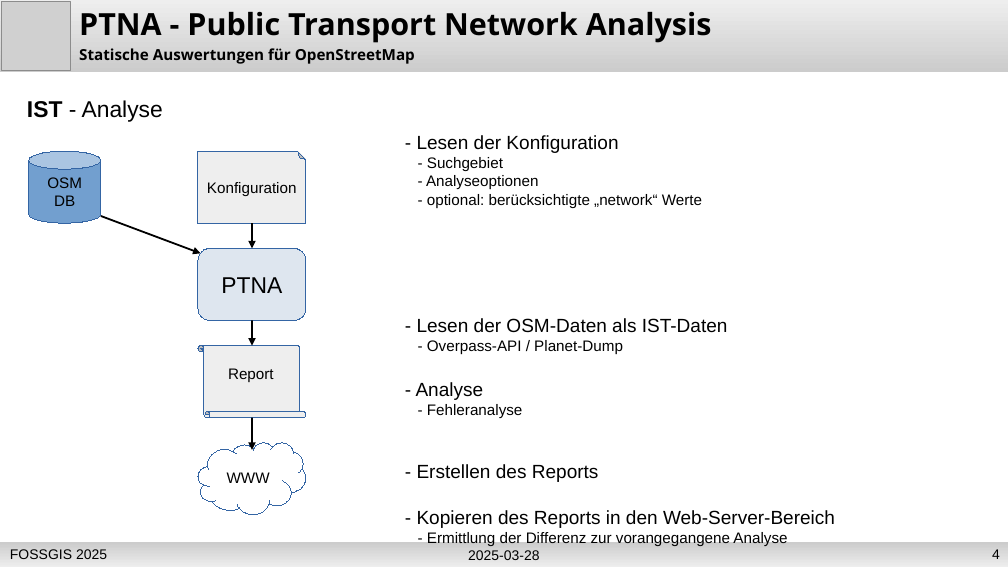
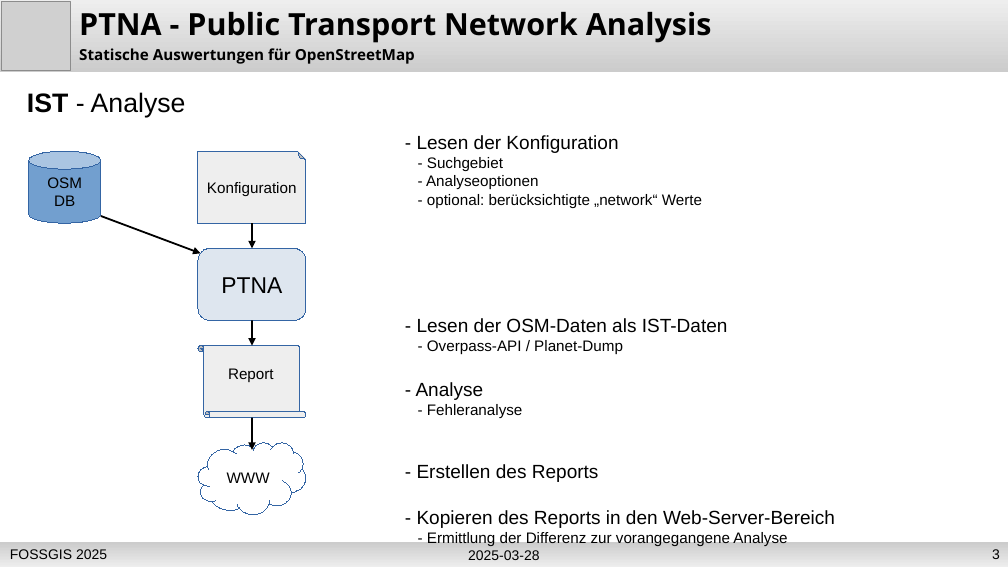
Before and after one commit to osm-ToniE/ptna-www, a slide deck: slide 3 of de/fossgis_2025_PTNA_Erdmann.odp (slide 4 before the commit). Drawn at 1008x567 pixels with LibreOffice and Linux fonts; fonts in the diff are those of the drawing; grey boxes stand for pictures. Boxes give left, top, right and bottom in pixels: in the first picture for what was removed or moved away, otherwise in the second. Text is boxed around its words. In the diff, an @@ line names an element or a change of style, - is before the commit and + after.

```diff
--- a/de/fossgis_2025_PTNA_Erdmann.odp
+++ b/de/fossgis_2025_PTNA_Erdmann.odp
@@ text "IST - Analyse": place and size @@
-text "IST - Analyse" at <box>27,100,163,122</box>
+text "IST - Analyse" at <box>27,92,186,117</box>
@@ text "IST - Analyse" at <box>27,92,186,117</box>: size 18 to 21 pt @@
@@ page number at <box>992,549,1000,559</box>: text changed @@
-4
+3
```
Also in this commit, not shown: 9 other slides changed, 1 slide added.
